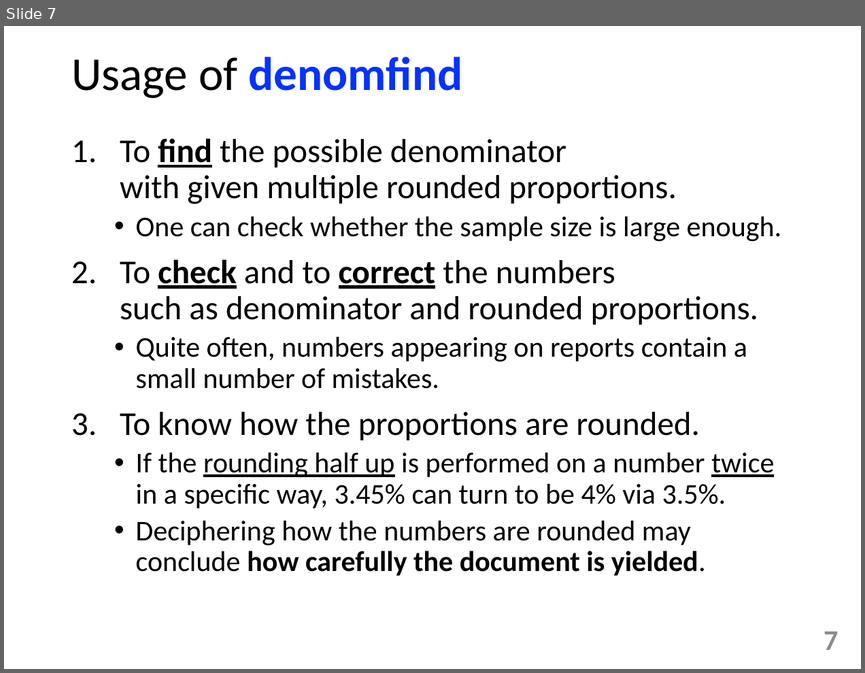
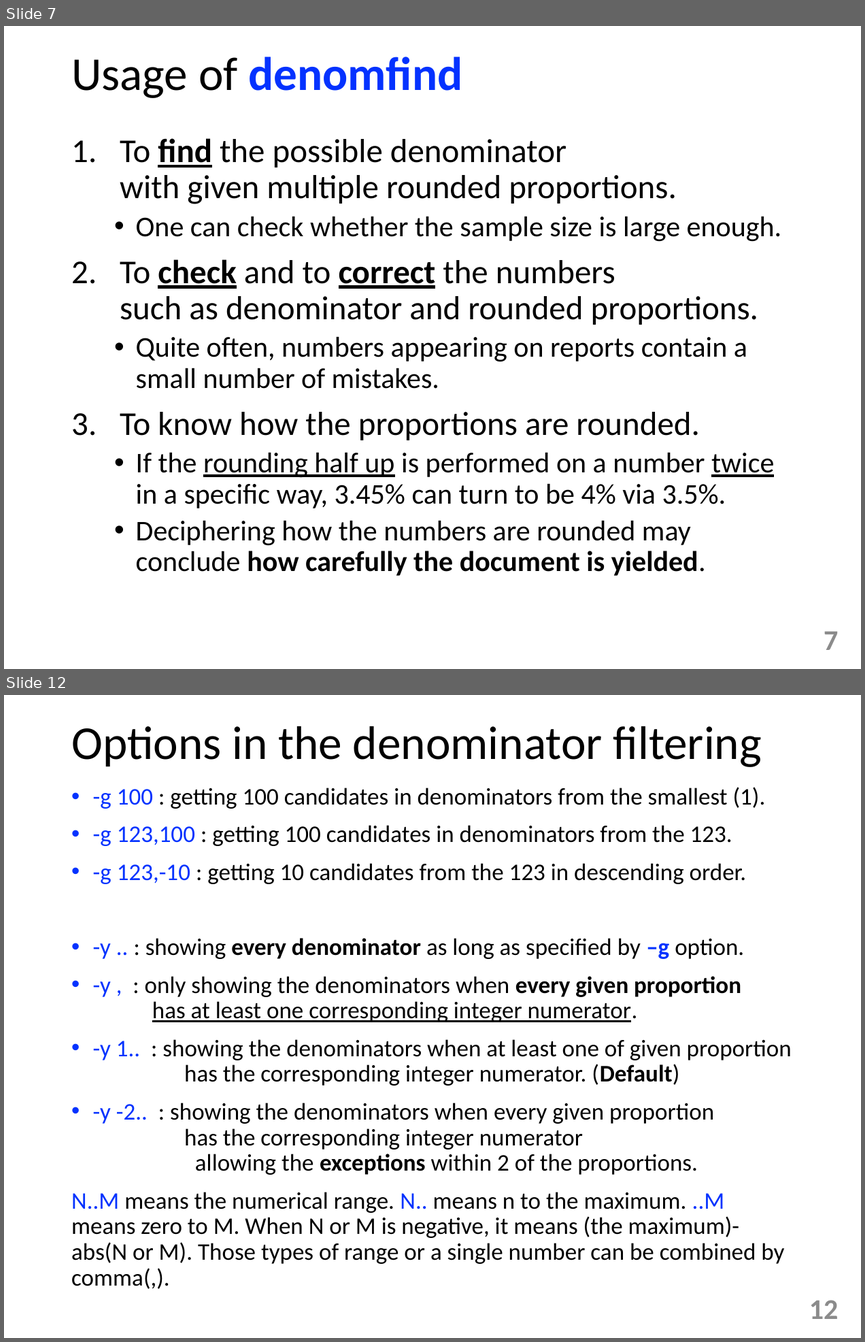
Before and after one commit to tulamili/App-denomfind, a slide deck: docs2/manipulation221022sat.pptx. Shown one above the other, each under a label of ours: slide 7 before the commit, slides 7 and 12 after it; the slides between them are not shown. The pictures are 865x673 and 865x1342 pixels, drawn with LibreOffice and Linux fonts; fonts in the diff are those of the drawing. Boxes give left, top, right and bottom in pixels: in the first picture for what was removed or moved away, otherwise in the second. Text is boxed around its words. In the diff, an @@ line names an element or a change of style, - is before the commit and + after.

```diff
--- a/docs2/manipulation221022sat.pptx
+++ b/docs2/manipulation221022sat.pptx
@@ slide 12 added at bbox=[4, 695, 861, 1338], background #FFFFFF @@
@@ title added at bbox=[71, 726, 762, 767], 39.6 pt, text #000000 @@
+Options in the denominator filtering
@@ text added at bbox=[71, 787, 791, 1263], 20 pt, text #000000 @@
+• -g 100 : getting 100 candidates in denominators from the smallest (1).
+• -g 123,100 : getting 100 candidates in denominators from the 123.
+• -g 123,-10 : getting 10 candidates from the 123 in descending order.
+• -y .. : showing every denominator as long as specified by –g option.
+• -y , : only showing the denominators when every given proportion
+  has at least one corresponding integer numerator.
+• -y 1.. : showing the denominators when at least one of given proportion
+  has the corresponding integer numerator. (Default)
+• -y -2.. : showing the denominators when every given proportion
+  has the corresponding integer numerator
+  allowing the exceptions within 2 of the proportions.
+N..M means the numerical range. N.. means n to the maximum. ..M means zero to M. When N or M is negative, it means (the maximum)-abs(N or M). Those types of range or a single number can be combined by comma(,).
@@ page number added at bbox=[809, 1300, 838, 1319], 24 pt, text #8C8C8C, bold @@
+12
```
Also in this commit, not shown: 2 slides changed, 5 other slides added.
